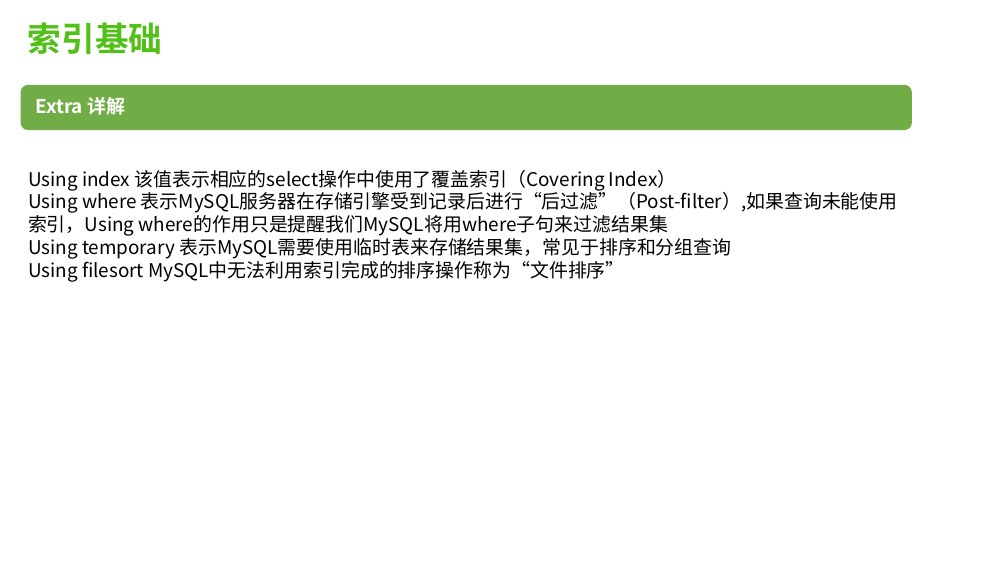
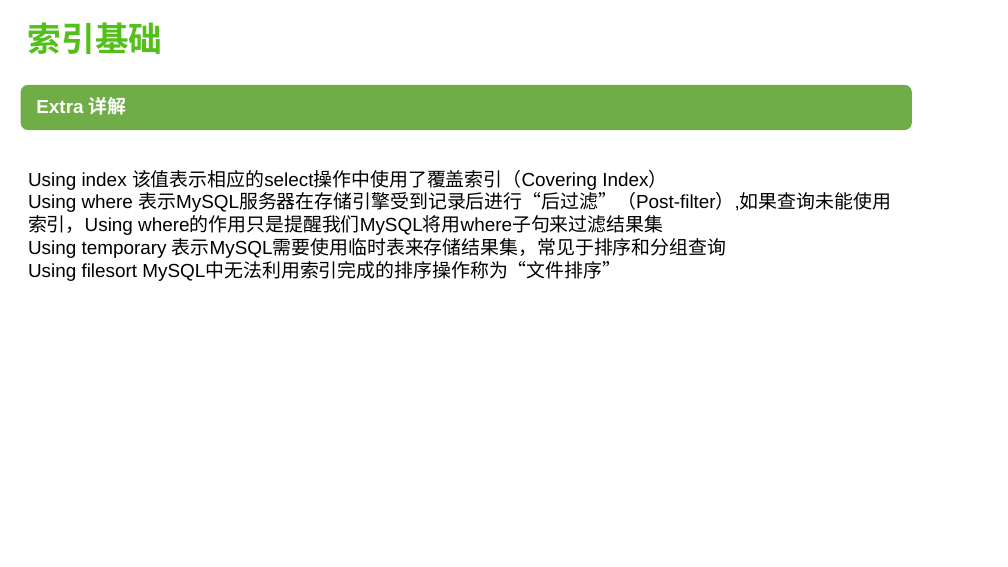
Before and after one commit to robertchengzy/kata, a slide deck: slide 22 of mysql-index.pptx (slide 23 before the commit). Drawn at 1008x567 pixels with LibreOffice and Linux fonts; fonts in the diff are those of the drawing. Boxes give left, top, right and bottom in pixels: in the first picture for what was removed or moved away, otherwise in the second. Text is boxed around its words. In the diff, an @@ line names an element or a change of style, - is before the commit and + after.

```diff
--- a/mysql-index.pptx
+++ b/mysql-index.pptx
@@ text "Extra 详解" at [36, 97, 127, 115]: font Noto Sans CJK SC to Arial @@
@@ text "Using index 该值表示相应的select操作中使用了覆盖索引（Covering Index）" at [28, 170, 891, 281]: font Noto Sans CJK SC to Arial @@
```
Also in this commit, not shown: 4 other slides changed, 3 slides added, 1 slide removed, 1 other file.
